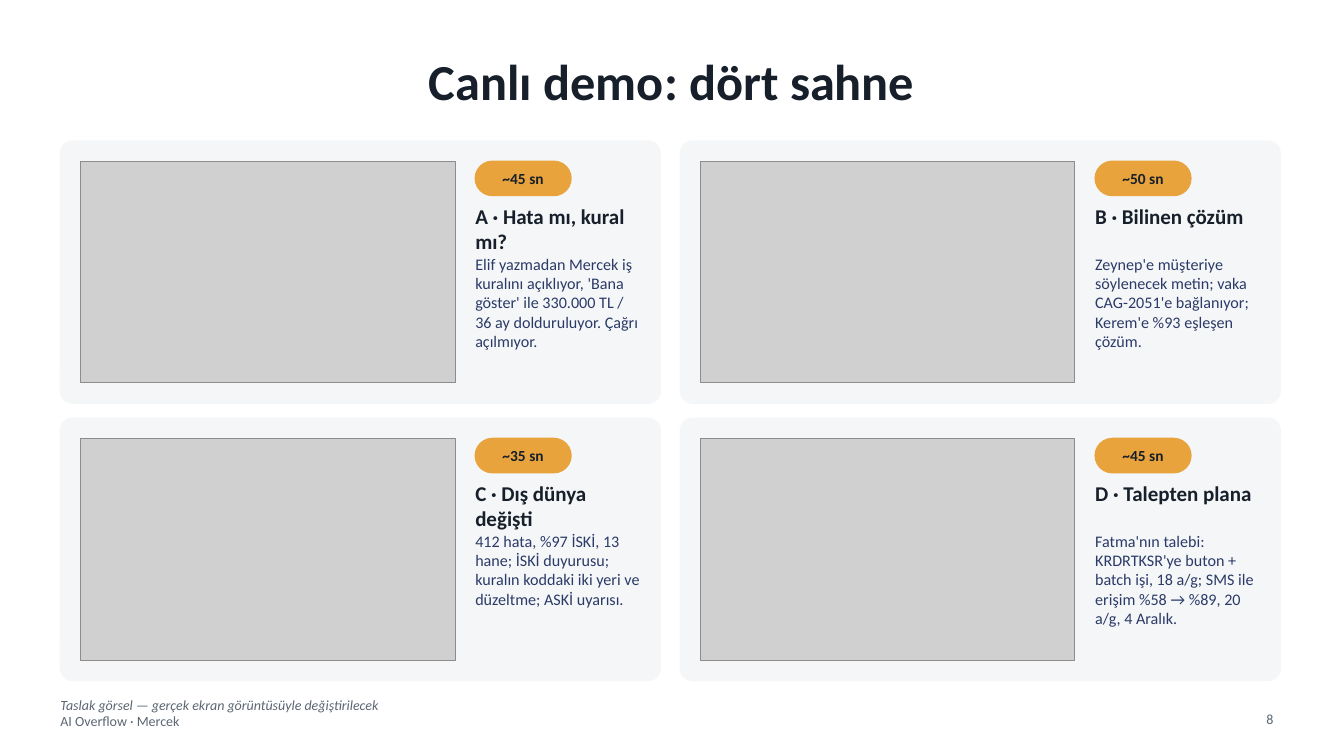
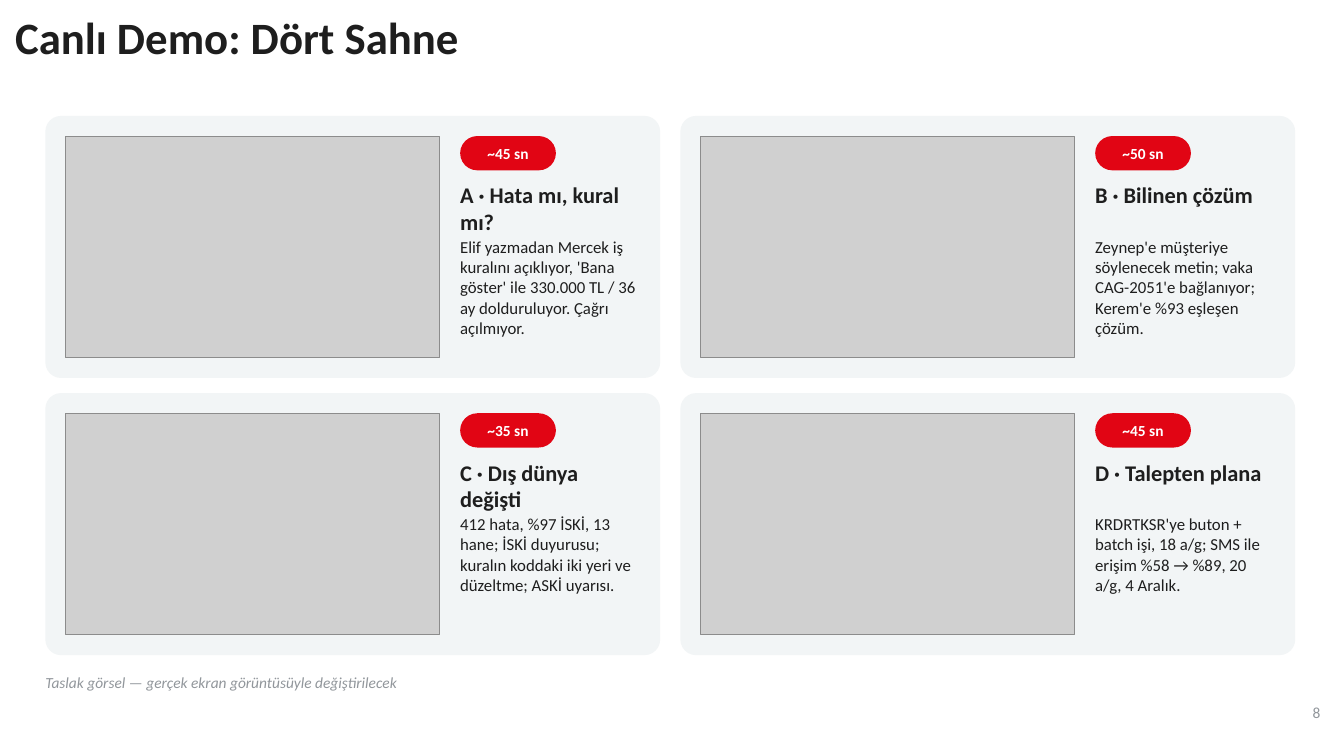
Before and after one commit to SeyhanAmasyalii/ZTHackathonStudy, a slide deck: slide 8 of presentation/Mercek_AI_Overflow_Sunum.pptx. Drawn at 1344x756 pixels with LibreOffice and Linux fonts; fonts in the diff are those of the drawing; grey boxes stand for pictures; background and template pictures are left out. Boxes give left, top, right and bottom in pixels: in the first picture for what was removed or moved away, otherwise in the second. Text is boxed around its words. In the diff, an @@ line names an element or a change of style, - is before the commit and + after.

```diff
--- a/presentation/Mercek_AI_Overflow_Sunum.pptx
+++ b/presentation/Mercek_AI_Overflow_Sunum.pptx
@@ text at box(15, 22, 459, 55): text changed; size 36 to 32 pt; text colour #17202A to #1E1E1E @@
-Canlı demo: dört sahne
+Canlı Demo: Dört Sahne
@@ text "Canlı Demo: Dört Sahne" at box(15, 22, 459, 55): vertical alignment middle to top @@
@@ rounded rectangle: place and size @@
-rounded rectangle at box(60, 141, 660, 403)
+rounded rectangle at box(45, 116, 660, 378)
@@ rounded rectangle: place and size @@
-rounded rectangle at box(681, 141, 1280, 403)
+rounded rectangle at box(681, 116, 1296, 378)
@@ text "A · Hata mı, kural ...": place and size @@
-text "A · Hata mı, kural ..." at box(475, 209, 625, 249)
+text "A · Hata mı, kural ..." at box(460, 187, 619, 230)
@@ text "B · Bilinen çözüm": place and size @@
-text "B · Bilinen çözüm" at box(1095, 209, 1243, 228)
+text "B · Bilinen çözüm" at box(1095, 187, 1253, 207)
@@ size 11.5 to 12 pt, text colour #2B3A67 to #1E1E1E; more space between paragraphs in 3 elements at box(1095, 241, 1255, 337), box(460, 517, 631, 594), box(460, 241, 635, 337) @@
@@ text "Elif yazmadan Mercek iş kuralını ...": place and size @@
-text "Elif yazmadan Mercek iş kuralını ..." at box(475, 259, 638, 350)
+text "Elif yazmadan Mercek iş kuralını ..." at box(460, 241, 635, 337)
@@ text "Zeynep'e müşteriye söylenecek metin; vaka ...": place and size @@
-text "Zeynep'e müşteriye söylenecek metin; vaka ..." at box(1095, 259, 1249, 350)
+text "Zeynep'e müşteriye söylenecek metin; vaka ..." at box(1095, 241, 1255, 337)
@@ rounded rectangle: place and size @@
-rounded rectangle at box(60, 418, 660, 681)
+rounded rectangle at box(45, 393, 660, 655)
@@ text colour #17202A to #FFFFFF; more space between paragraphs in 4 elements at box(1122, 149, 1163, 159), box(1122, 426, 1163, 436), box(487, 149, 528, 159), box(487, 426, 528, 436) @@
@@ 2 pictures, 2 texts, 2 rounded rectangles: place and size @@
-2 pictures, 2 texts, 2 rounded rectangles at box(81, 161, 572, 660)
+2 pictures, 2 texts, 2 rounded rectangles at box(66, 136, 557, 635)
@@ fill #E8A33D to #E10514; outline #E8A33D 1 pt to none in 4 elements at box(1096, 136, 1192, 170), box(1096, 413, 1192, 448), box(461, 136, 557, 170), box(461, 413, 557, 448) @@
@@ fill #F4F6F8 to #F2F5F6; outline #F4F6F8 1 pt to none; proportions changed in 4 elements at box(45, 116, 660, 378), box(681, 116, 1296, 378), box(45, 393, 660, 655), box(681, 393, 1296, 655) @@
@@ rounded rectangle: place and size @@
-rounded rectangle at box(681, 418, 1280, 681)
+rounded rectangle at box(681, 393, 1296, 655)
@@ 2 pictures, 2 texts, 2 rounded rectangles: place and size @@
-2 pictures, 2 texts, 2 rounded rectangles at box(701, 161, 1192, 660)
+2 pictures, 2 texts, 2 rounded rectangles at box(701, 136, 1192, 635)
@@ size 15 to 16 pt, text colour #17202A to #1E1E1E; more space between paragraphs in 4 elements at box(1095, 465, 1261, 485), box(1095, 187, 1253, 207), box(460, 187, 619, 230), box(460, 465, 578, 511) @@
@@ text "C · Dış dünya değişti": place and size @@
-text "C · Dış dünya değişti" at box(475, 486, 586, 530)
+text "C · Dış dünya değişti" at box(460, 465, 578, 511)
@@ text "D · Talepten plana": place and size @@
-text "D · Talepten plana" at box(1095, 486, 1251, 505)
+text "D · Talepten plana" at box(1095, 465, 1261, 485)
@@ text "412 hata, %97 İSKİ, 13 ...": place and size @@
-text "412 hata, %97 İSKİ, 13 ..." at box(475, 534, 639, 608)
+text "412 hata, %97 İSKİ, 13 ..." at box(460, 517, 631, 594)
@@ text at box(1095, 518, 1260, 594): text changed; size 11.5 to 12 pt; text colour #2B3A67 to #1E1E1E @@
-Fatma'nın talebi: KRDRTKSR'ye buton + batch işi, 18 a/g; SMS ile erişim %58 → %89, 20 a/g, 4 Aralık.
+KRDRTKSR'ye buton + batch işi, 18 a/g; SMS ile erişim %58 → %89, 20 a/g, 4 Aralık.
@@ text "Taslak görsel — gerçek ekran ...": place and size @@
-text "Taslak görsel — gerçek ekran ..." at box(60, 700, 379, 713)
+text "Taslak görsel — gerçek ekran ..." at box(45, 677, 397, 691)
@@ text "Taslak görsel — gerçek ekran ..." at box(45, 677, 397, 691): size 10 to 11 pt, text colour #5B6673 to #91969B; more space between paragraphs; vertical alignment middle to top @@
@@ text removed at box(60, 716, 180, 726) @@
-AI Overflow · Mercek
@@ text "8": place and size @@
-text "8" at box(1266, 714, 1273, 724)
+text "8" at box(1313, 707, 1321, 718)
@@ text "8" at box(1313, 707, 1321, 718): size 10 to 11 pt, text colour #5B6673 to #91969B; more space between paragraphs @@
```
Also in this commit, not shown: 10 other slides changed, 56 other files.
